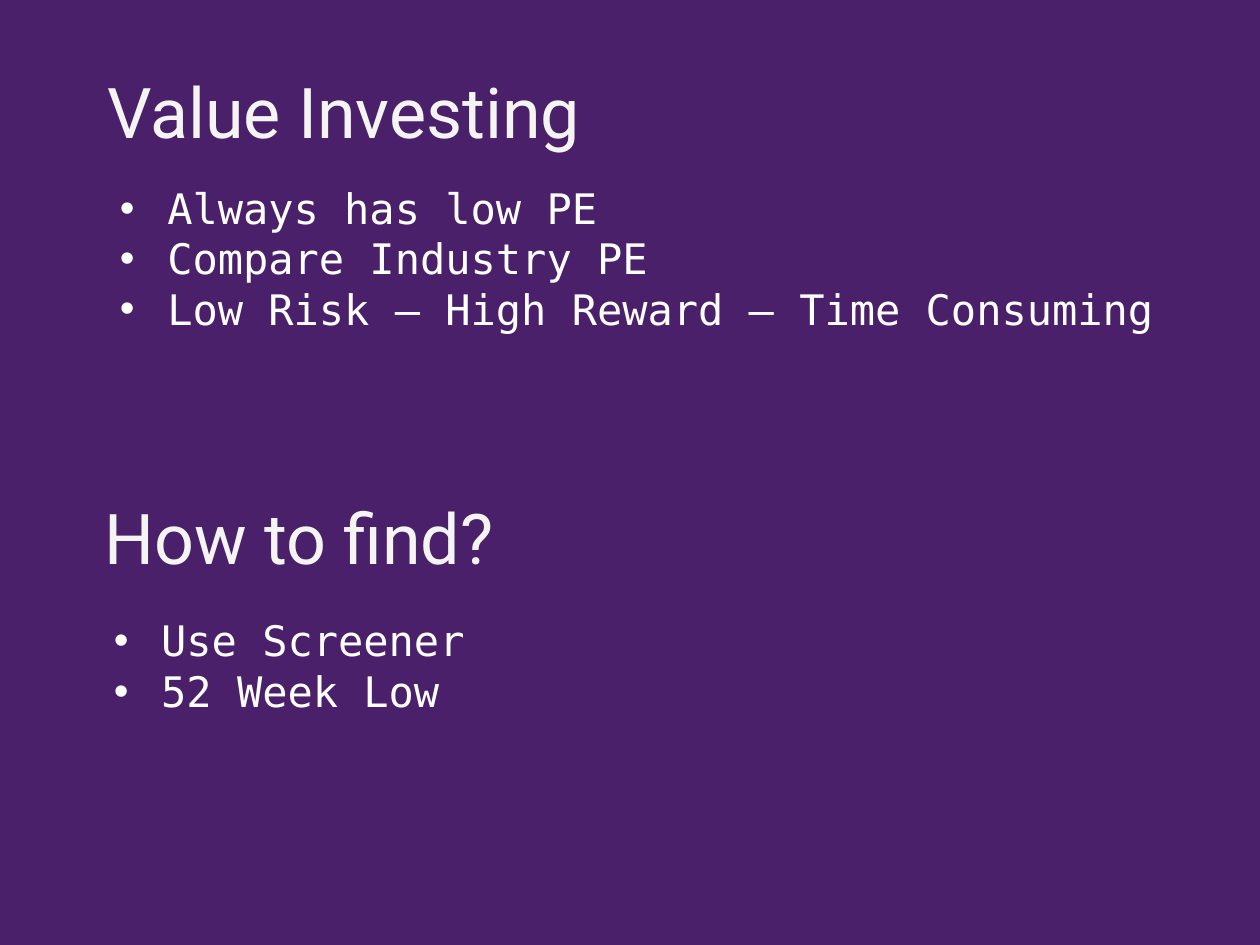
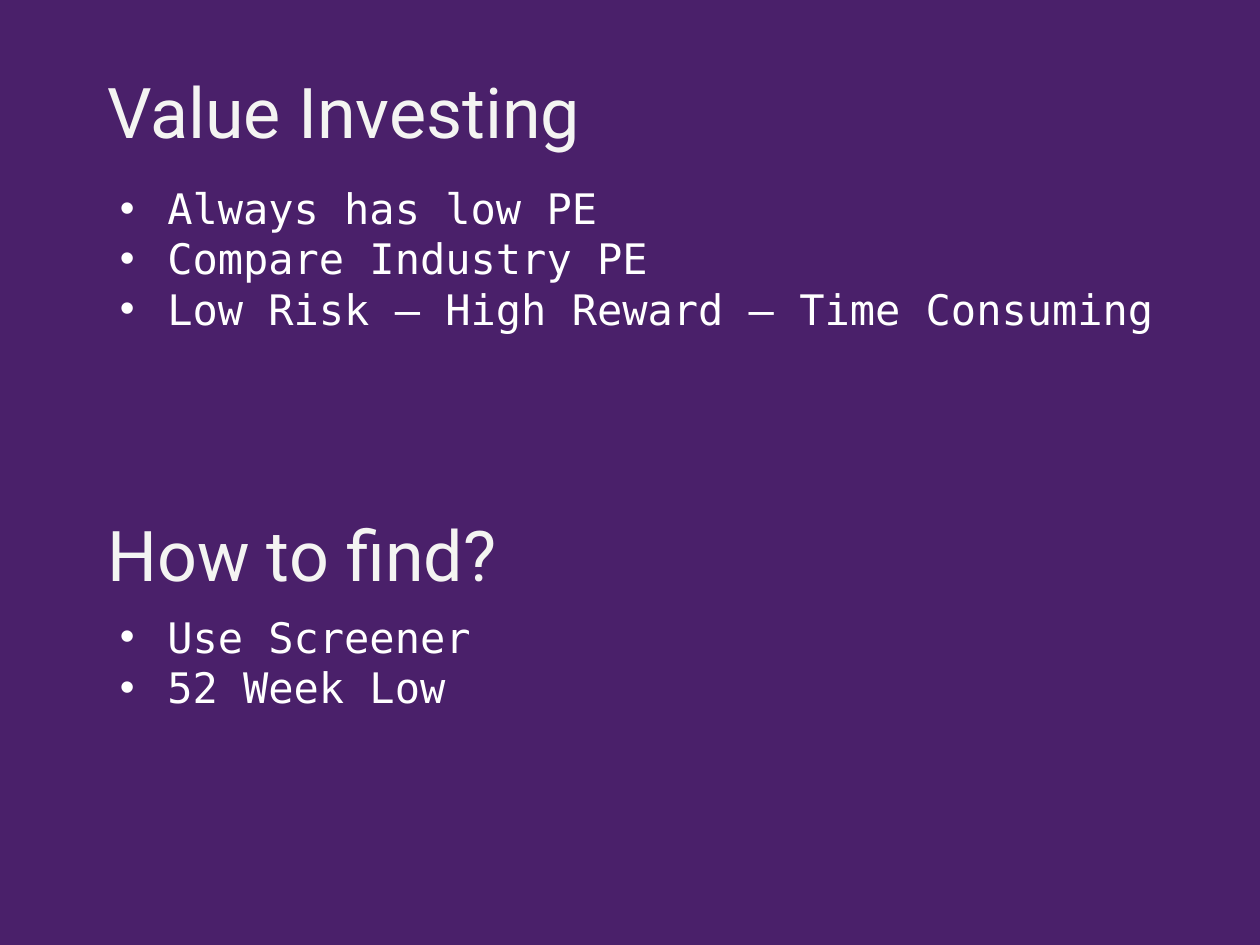
Before and after one commit to shoeb072022/SkeptiBullData, a slide deck: slide 3 of Introductory lecture/Investment Strategies.pptx. Drawn at 1260x945 pixels with LibreOffice and Linux fonts; fonts in the diff are those of the drawing. Boxes give left, top, right and bottom in pixels: in the first picture for what was removed or moved away, otherwise in the second. Text is boxed around its words. In the diff, an @@ line names an element or a change of style, - is before the commit and + after.

```diff
--- a/Introductory lecture/Investment Strategies.pptx
+++ b/Introductory lecture/Investment Strategies.pptx
@@ text "How to find?": place and size @@
-text "How to find?" at bbox=[104, 510, 493, 565]
+text "How to find?" at bbox=[107, 527, 496, 582]
@@ text "Use Screener": place and size @@
-text "Use Screener" at bbox=[161, 625, 464, 708]
+text "Use Screener" at bbox=[167, 622, 470, 704]
```
Also in this commit, not shown: 5 other slides changed, 1 other file.
